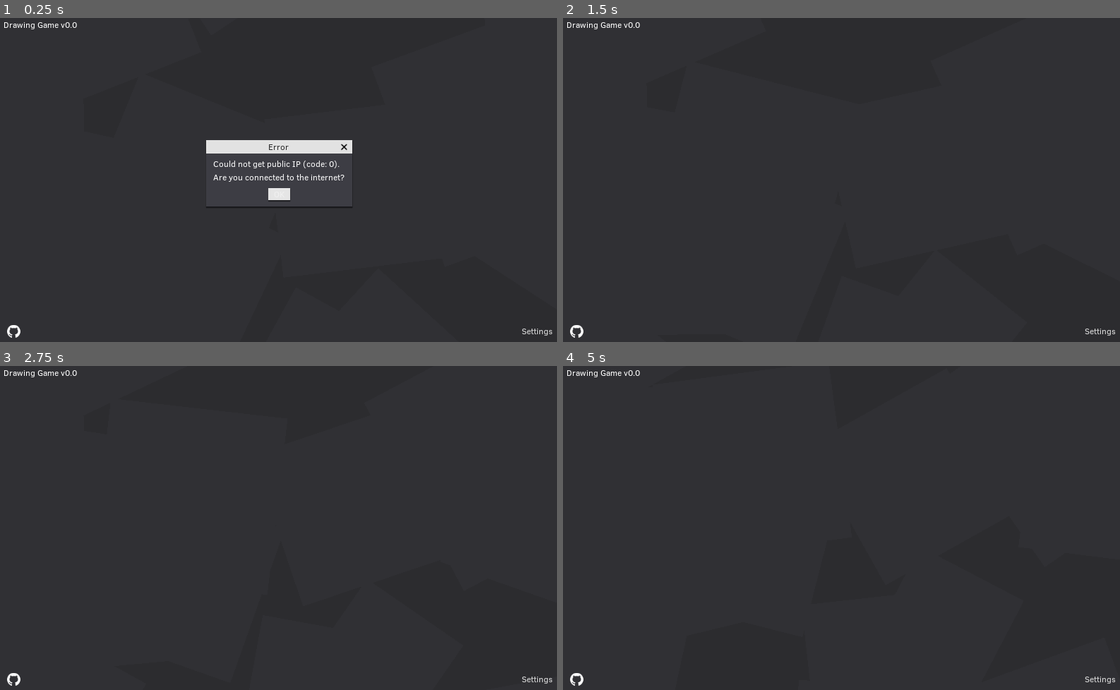
Above: before the commit, frames 1-4 (two rows, left to right).
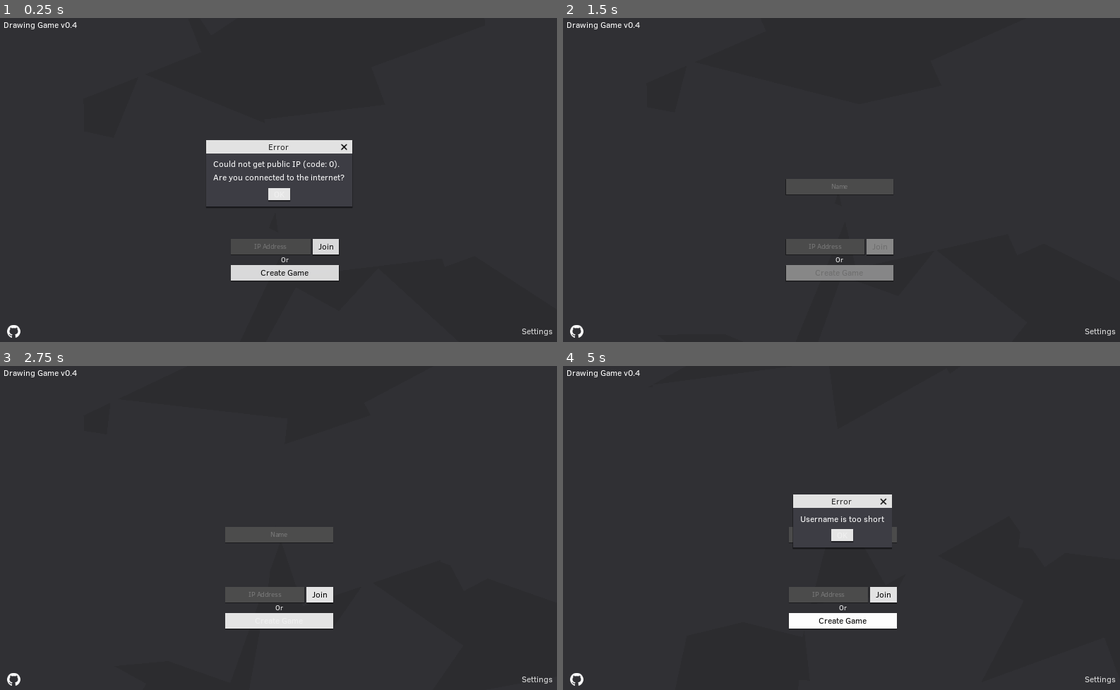
Above: after the commit, the same moments.

Repository: rednir/DrawingGame
Game: Godot game, scene res://Scenes/MainMenu.tscn
Same seed, same stepped clock (60 frames per second), same inputs: the game is played once before the commit and once after it. Sound files missing from this copy of the repository are replaced by a short silence.
Inputs (mouse positions are in pixels of both pictures, inside the frame that each line leads up to):
- Up to frame 1 (0.25 s): no input
- Up to frame 2 (1.5 s): click "OK" at 0.5 s; click (841, 273) at 1.25 s, where only the run after the commit has a clickable "Create Game"
- Up to frame 3 (2.75 s): click (278, 534) at 2 s, where only the run after the commit has a clickable "OK"
- Up to frame 4 (5 s): click (841, 621) at 2.75 s, where only the run after the commit has a clickable "Create Game"; click (841, 534) at 3.5 s, where only the run after the commit has a clickable "OK"; click (841, 621) at 4.25 s, where only the run after the commit has a clickable "Create Game"

The runs differ from the first frame. In frame 1, 1.8% of the frame differs, in the area x 12-61%, y 1-82%; in frame 2, 2.8%; in frame 3, 2.8%; in frame 4, 2.9%, in the area x 12-60%, y 1-82%.
Error before the commit: Attempt to call function 'connect' in base 'null instance' on a null instance. (res://Scripts/MainMenu/MainMenu.gd:22)

Commit message:
only show menu after connected results in smoother first animation

Diff:
--- a/Scripts/AutoLoads/Server.gd
+++ b/Scripts/AutoLoads/Server.gd
@@ -23,6 +23,7 @@
 }
 
 var public_ip = "unknown"
+var ip_http_req = HTTPRequest.new()
 
 var server = null
 
@@ -61,10 +62,9 @@
 func _ready():
 	Events.connect("new_game", self, "on_new_game")
 
-	var http_req = HTTPRequest.new()
-	Engine.get_main_loop().current_scene.add_child(http_req)
-	http_req.connect("request_completed", self, "on_ip_req_completed")
-	http_req.request("https://api.ipify.org")
+	Engine.get_main_loop().current_scene.add_child(ip_http_req)
+	ip_http_req.connect("request_completed", self, "on_ip_req_completed")
+	ip_http_req.request("https://api.ipify.org")
 
 
 
--- a/Scripts/MainMenu/MainMenu.gd
+++ b/Scripts/MainMenu/MainMenu.gd
@@ -17,16 +17,22 @@
 func _ready():
 	VisualServer.set_default_clear_color(Color("2c2c2f"))
 
+	$BottomButtonsContainer.visible = false
+
 	$MainButtonsContainer/JoinContainer/ButtonJoin.connect("pressed", self, "on_button_join_pressed")
 	$MainButtonsContainer/ButtonCreate.connect("pressed", self, "on_button_create_pressed")
-	$ButtonSettings.connect("pressed", self, "on_button_settings_pressed")
-	$ButtonGithub.connect("pressed", self, "on_button_github_pressed")
+	$BottomButtonsContainer/ButtonSettings.connect("pressed", self, "on_button_settings_pressed")
+	$BottomButtonsContainer/ButtonGithub.connect("pressed", self, "on_button_github_pressed")
+
+	Server.ip_http_req.connect("request_completed", self, "on_ip_got")
 
 	text_game_info.bbcode_text = "%s %s" % [Settings.GAME_NAME, Settings.GAME_VERSION]
-	main_buttons_animation_player.play("in")
 
 
 
+func on_ip_got(_result, _response_code, _headers, _body):
+	main_buttons_animation_player.play("in")
+	$BottomButtonsContainer.visible = true
 
 
 
@@ -73,7 +79,7 @@
 
 
 func on_button_settings_pressed():
-	$ButtonSettings.visible = false
+	$BottomButtonsContainer.visible = false
 	main_buttons_transition("out")
 	yield(main_buttons_animation_player, "animation_finished")
 
@@ -85,7 +91,7 @@
 
 
 func on_button_settings_back_pressed():
-	$ButtonSettings.visible = true
+	$BottomButtonsContainer.visible = true
 	main_buttons_transition("in")
 	settings_instance.queue_free()
 
